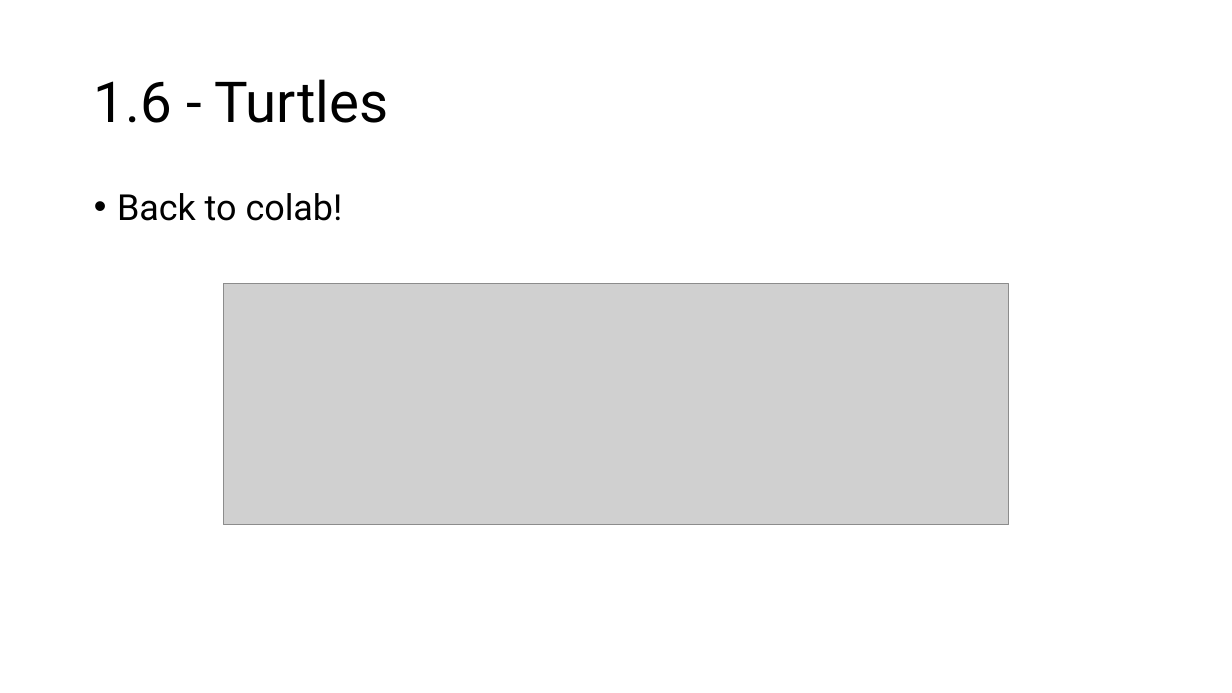
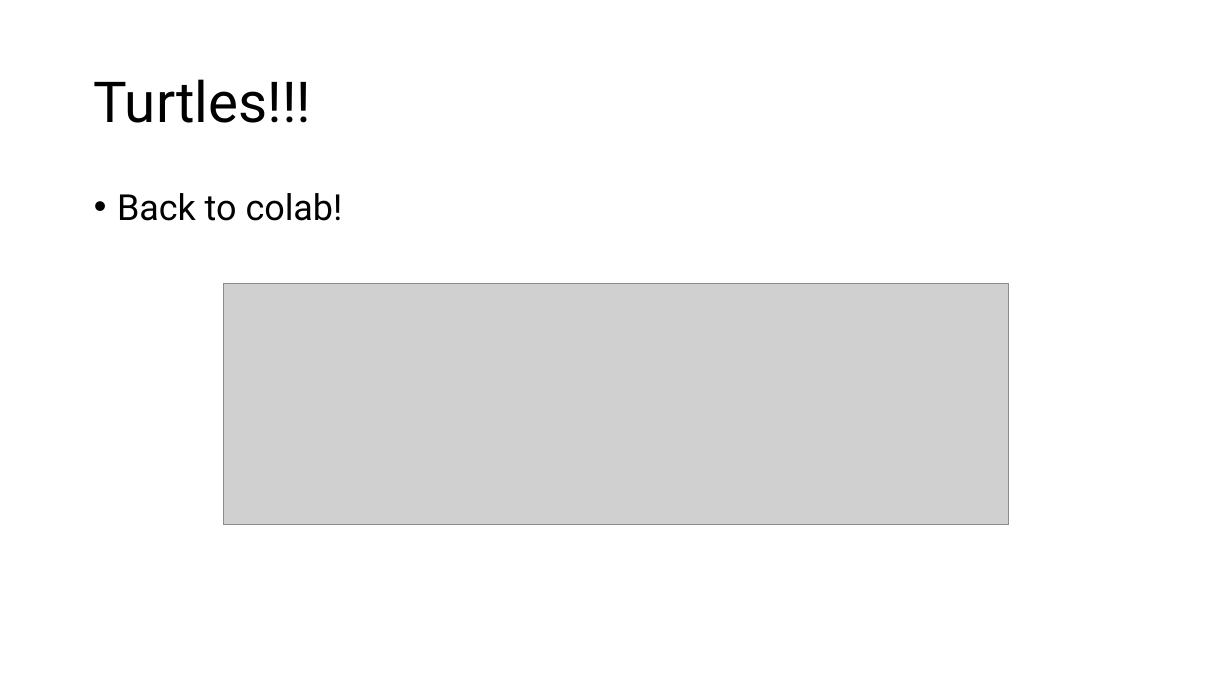
Before and after one commit to Pitt-IshiharaLab/CompBioHA_IntroProgramming2024, a slide deck: slide 12 of IntroProg_1+2.pptx (slide 13 before the commit). Drawn at 1232x693 pixels with LibreOffice and Linux fonts; fonts in the diff are those of the drawing; grey boxes stand for pictures. Boxes give left, top, right and bottom in pixels: in the first picture for what was removed or moved away, otherwise in the second. Text is boxed around its words. In the diff, an @@ line names an element or a change of style, - is before the commit and + after.

```diff
--- a/IntroProg_1+2.pptx
+++ b/IntroProg_1+2.pptx
@@ title at [94, 79, 311, 123]: text changed @@
-1.6 - Turtles
+Turtles!!!
```
Also in this commit, not shown: 10 other slides changed, 1 slide removed, 6 other files.
